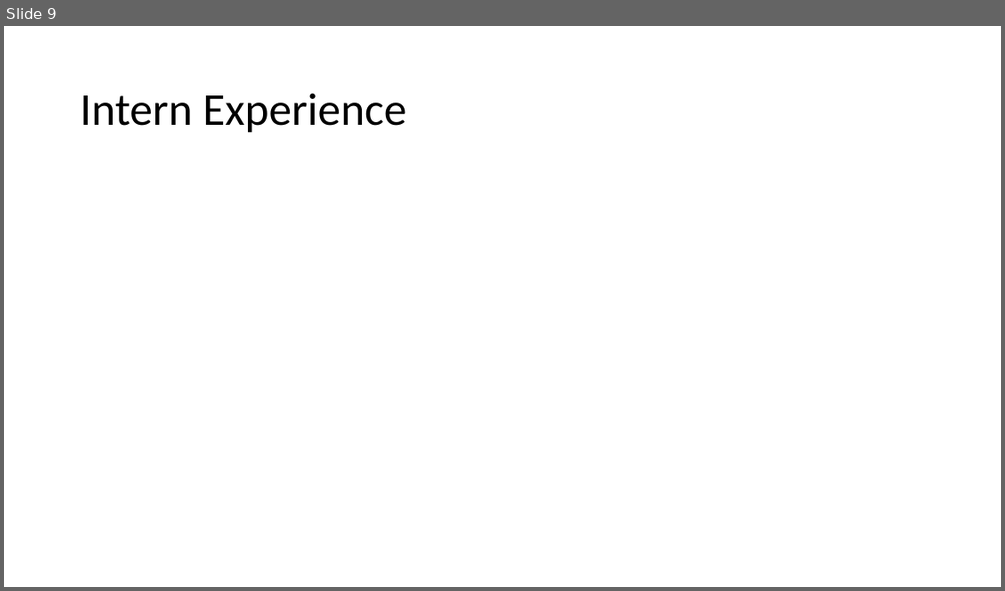
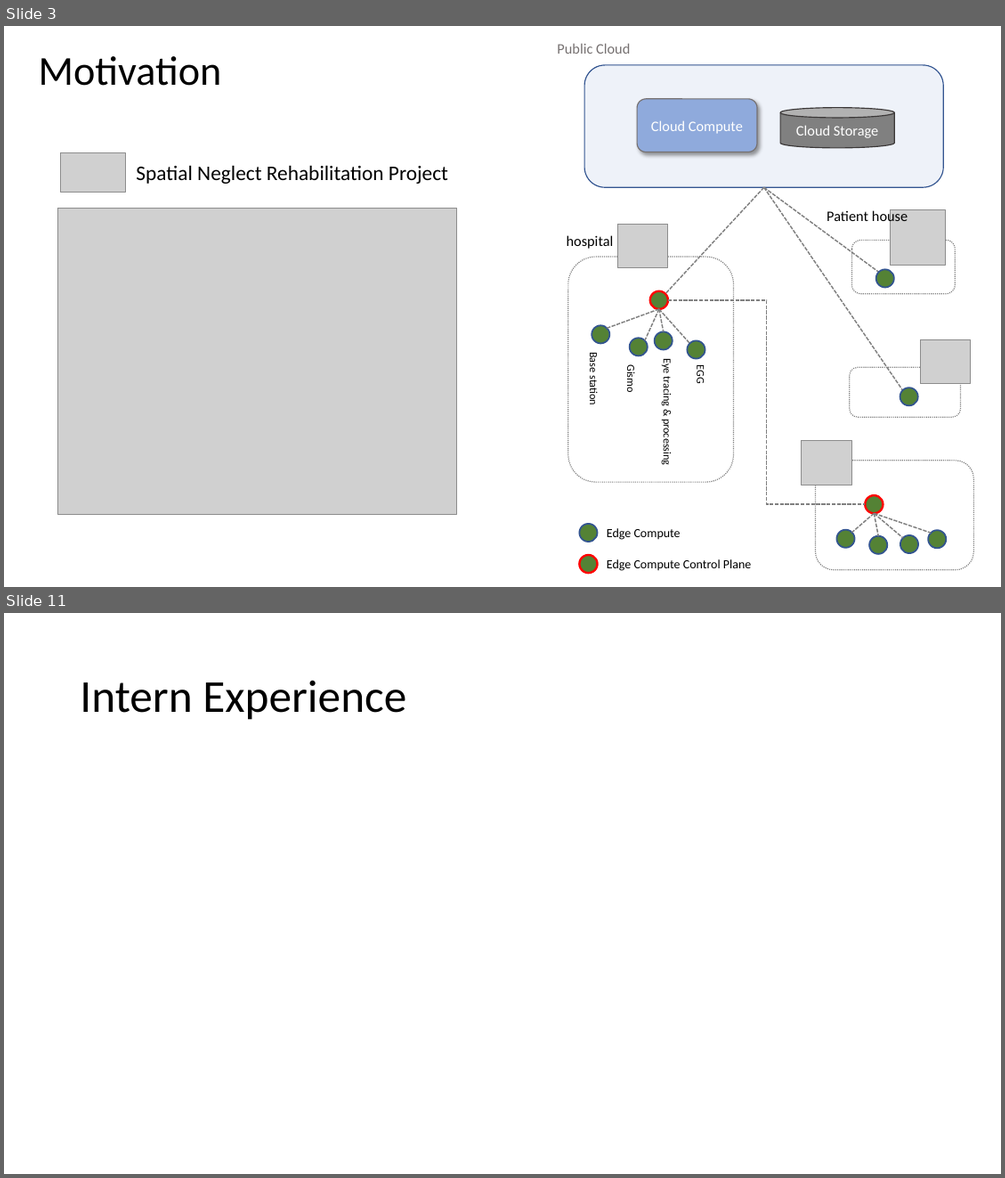
Before and after one commit to pdgetrf/fw_intern_2022, a slide deck: docs/architecture.pptx. Shown one above the other, each under a label of ours: slide 9 before the commit, slides 3 and 11 after it; the slides between them are not shown. The pictures are 1005x591 and 1005x1178 pixels, drawn with LibreOffice and Linux fonts; fonts in the diff are those of the drawing; grey boxes stand for pictures. Boxes give left, top, right and bottom in pixels: in the first picture for what was removed or moved away, otherwise in the second. Text is boxed around its words. In the diff, an @@ line names an element or a change of style, - is before the commit and + after.

```diff
--- a/docs/architecture.pptx
+++ b/docs/architecture.pptx
@@ slide 3 added at (4,26,1001,587), background #FFFFFF @@
@@ title added at (39,56,222,86), 39.6 pt, text #000000 @@
+Motivation
@@ picture added at (61,152,125,192) @@
@@ text added at (136,165,448,184), 20 pt, text #000000 @@
+Spatial Neglect Rehabilitation Project
@@ picture added at (57,208,457,515) @@
@@ group added at (557,43,974,572): 14 ellipses, 11 lines, 9 texts, 6 rounded rectangles, 4 pictures, 1 cylinder, 1 elbow line @@
+Public Cloud
+Cloud Storage
+Base station
+Eye tracing & processing
+EGG
+Gismo
+Cloud Compute
+Patient house
+hospital
+Edge Compute
+Edge Compute Control Plane
@@ what was slide 9 is now slide 11 @@
```
Also in this commit, not shown: 5 slides changed, 4 other slides added, 3 slides removed.
